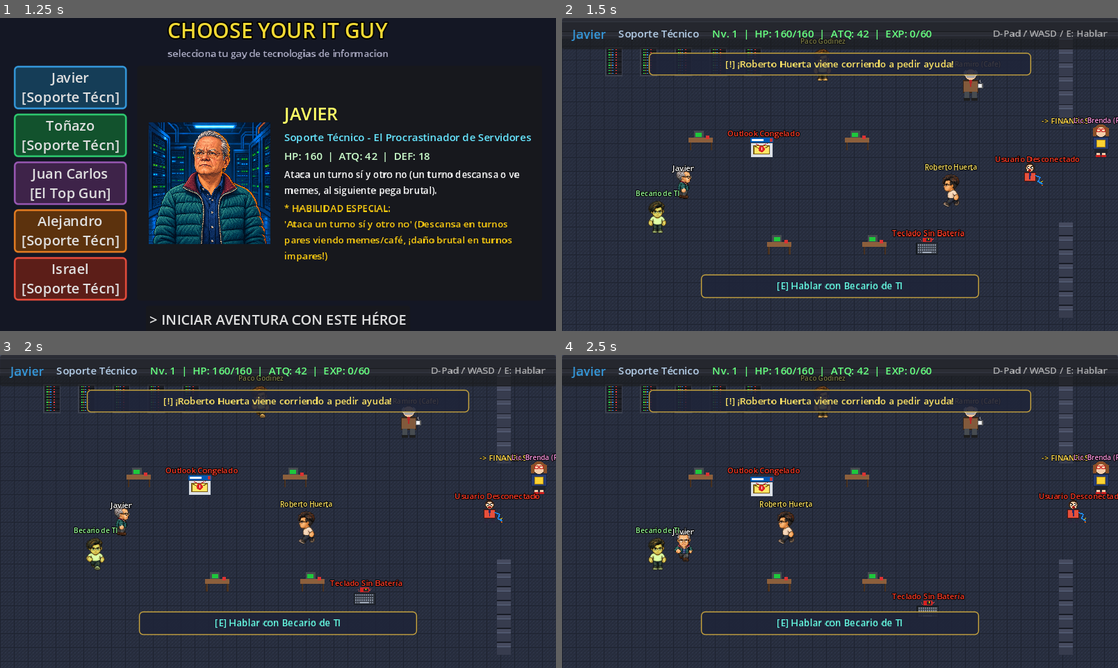
Above: before the commit, frames 1-4 (two rows, left to right).
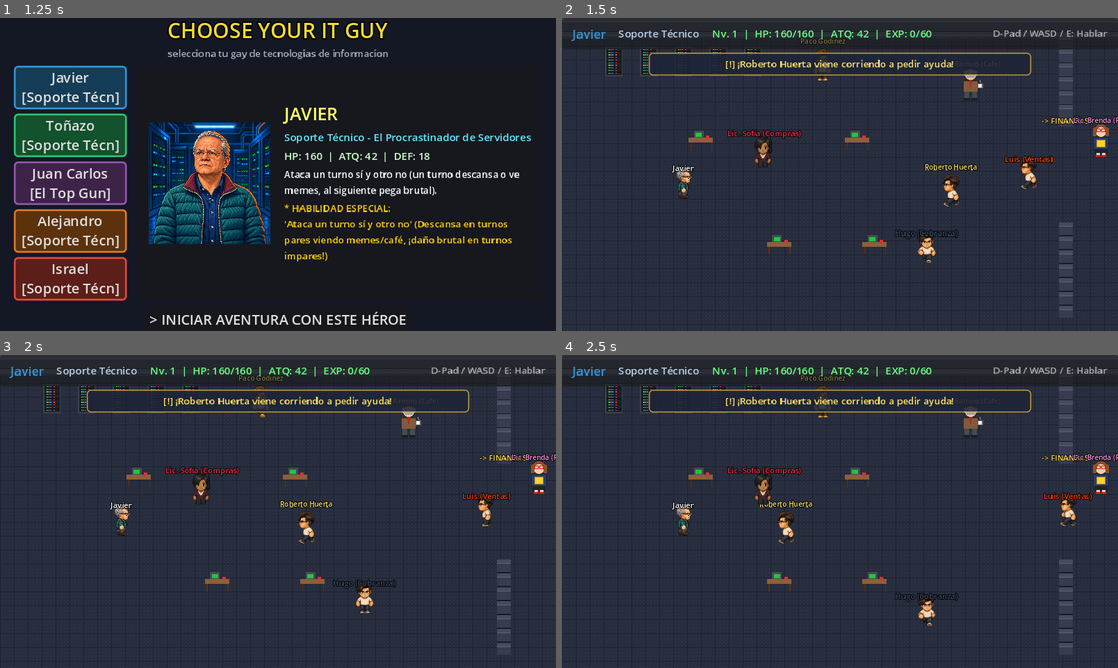
Above: after the commit, the same moments.

Repository: nevalova/it-adventures
Game: Godot game, scene res://scenes/title_screen.tscn
Two runs of this game, one before a commit and one after it. Both use one fixed random seed, a clock stepped at 60 frames per second and the inputs below.
Inputs (mouse positions are in pixels of both pictures, inside the frame that each line leads up to):
- Up to frame 1 (1.25 s): tap Space at 0.5, 0.6 s; move the mouse to (400, 158) at 0.52 s; hold Right (ui_right) from 0.53 s (still down); click (400, 158) at 0.67 s; tap Enter (ui_accept) at 0.77 s
- Up to frame 2 (1.5 s): release Right (ui_right) at 1.25 s; click "> INICIAR AVENTURA CON ESTE H…" at 1.25 s
- Up to frame 3 (2 s): no input
- Up to frame 4 (2.5 s): move the mouse to (728, 527) at 2.02 s; hold Down (ui_down) from 2.03 s (still down); tap E at 2.1 s; tap Enter (ui_accept) at 2.27 s

Frame 1 is identical in both runs. In frame 2, 2.4% of the frame differs, in the area x 13-94%, y 35-90%; in frame 3, 2.4%; in frame 4, 2.8%, in the area x 13-100%, y 35-90%.

Commit message:
Implement user encounter dialogs, immediate rival retaliation, and remove intern

Diff:
--- a/scenes/overworld.tscn
+++ b/scenes/overworld.tscn
@@ -658,38 +658,6 @@
 [node name="CollisionShape2D" type="CollisionShape2D" parent="PacoGodinez/InteractArea"]
 shape = SubResource("CircleShape2D_npc_interact")
 
-[node name="BecarioTI" type="Node2D" parent="."]
-position = Vector2(110, 230)
-
-[node name="Sprite2D" type="Sprite2D" parent="BecarioTI"]
-modulate = Color(0.9, 1.2, 0.9, 1)
-texture_filter = 1
-scale = Vector2(0.24, 0.24)
-texture = ExtResource("16_novato_spr")
-hframes = 4
-vframes = 12
-frame = 0
-
-[node name="NameTag" type="Label" parent="BecarioTI"]
-offset_left = -50.0
-offset_top = -34.0
-offset_right = 50.0
-offset_bottom = -21.0
-theme_override_colors/font_color = Color(0.6, 1, 0.6, 1)
-theme_override_colors/font_outline_color = Color(0, 0, 0, 1)
-theme_override_constants/outline_size = 3
-theme_override_font_sizes/font_size = 8
-text = "Becario de TI"
-horizontal_alignment = 1
-
-[node name="InteractArea" type="Area2D" parent="BecarioTI"]
-collision_layer = 0
-collision_mask = 1
-
-[node name="CollisionShape2D" type="CollisionShape2D" parent="BecarioTI/InteractArea"]
-shape = SubResource("CircleShape2D_npc_interact")
-
-
 [node name="EnemyOutlook" parent="." instance=ExtResource("7_enemy")]
 position = Vector2(230, 150)
 enemy_type = "outlook"
--- a/scripts/battle.gd
+++ b/scripts/battle.gd
@@ -245,12 +245,17 @@
 
 func advance_to_next_hero():
 	reset_active_sprite_position()
-	active_party_index += 1
-	if active_party_index >= battle_party.size():
-		active_party_index = 0
-		enemy_turn()
-	else:
+	var attempts = 0
+	while attempts < battle_party.size():
+		active_party_index = (active_party_index + 1) % battle_party.size()
+		attempts += 1
+		if battle_party[active_party_index]["hp"] > 0:
+			break
+
+	if battle_party[active_party_index]["hp"] > 0:
 		start_turn()
+	else:
+		game_over()
 
 func _on_attack_pressed():
 	if not is_player_turn or is_battle_over:
@@ -465,8 +470,10 @@
 func end_hero_action():
 	is_player_turn = false
 	reset_active_sprite_position()
-	await get_tree().create_timer(0.9).timeout
-	advance_to_next_hero()
+	await get_tree().create_timer(0.8).timeout
+	if is_battle_over:
+		return
+	enemy_turn()
 
 func enemy_turn():
 	if is_battle_over:
@@ -514,7 +521,7 @@
 	if all_dead:
 		game_over()
 	else:
-		start_turn()
+		advance_to_next_hero()
 
 func enemy_defeated():
 	is_battle_over = true
--- a/scripts/enemy.gd
+++ b/scripts/enemy.gd
@@ -6,6 +6,8 @@
 
 var wander_direction: Vector2 = Vector2.ZERO
 var change_timer: float = 0.0
+var anim_timer: float = 0.0
+var is_encounter_triggered: bool = false
 
 @onready var sprite = $Sprite2D
 @onready var name_tag = $NameTag
@@ -30,6 +32,11 @@
 		]
 	},
 	"outlook": {
+		"user_name": "Lic. Sofía (Compras)",
+		"user_color": Color("#f472b6"),
+		"user_spritesheet": "res://assets/characters/usuaria_spritesheet.png",
+		"user_portrait": "res://assets/characters/mariana_portrait.png",
+		"problem_dialog": "¡Sistemas, qué bueno que pasas por aquí! Tengo que enviar las cotizaciones del mes y este Outlook no responde, ¡la barra lleva horas pegada en 'Sincronizando'!",
 		"name": "Outlook Congelado",
 		"type": "outlook",
 		"desc": "No recibe correos. Lleva 3 horas sincronizando y la barra no avanza.",
@@ -47,6 +54,11 @@
 		]
 	},
 	"usuario_red": {
+		"user_name": "Luis (Ventas)",
+		"user_color": Color("#f59e0b"),
+		"user_spritesheet": "res://assets/characters/roberto_huerta_spritesheet.png",
+		"user_portrait": "res://assets/characters/carlos_portrait.png",
+		"problem_dialog": "¡Auxilio Sistemas! ¡Se me fue el internet por completo y estoy en medio de cerrar una venta! Bueno... di un giro rápido con la silla de ruedas y sentí un jalón abajo del escritorio...",
 		"name": "Usuario Desconectado",
 		"type": "usuario_red",
 		"desc": "Arrancó el cable ethernet con la silla con ruedas y jura que 'el internet se cayó solo'.",
@@ -64,6 +76,11 @@
 		]
 	},
 	"teclado": {
+		"user_name": "Hugo (Cobranza)",
+		"user_color": Color("#38bdf8"),
+		"user_spritesheet": "res://assets/characters/novato_spritesheet.png",
+		"user_portrait": "res://assets/characters/carlos_portrait.png",
+		"problem_dialog": "¡Hermano de Sistemas, sálvame! Estaba capturando las pólizas y de repente el teclado dejó de escribir. ¡Ya le pegué contra el escritorio y sigue sin prender el foquito!",
 		"name": "Teclado Sin Batería",
 		"type": "teclado",
 		"desc": "El usuario lo azota contra la mesa porque no escribe la contraseña.",
@@ -81,6 +98,11 @@
 		]
 	},
 	"cpu": {
+		"user_name": "Don Fernando (Archivo)",
+		"user_color": Color("#c084fc"),
+		"user_spritesheet": "res://assets/characters/israel_spritesheet.png",
+		"user_portrait": "res://assets/characters/don_ramiro_portrait.png",
+		"problem_dialog": "¡Oficial de Sistemas! ¡Me robaron el CPU de la oficina! ¡Llegué hoy y solo veo la pantalla negra, mi máquina desapareció! (Estaba sepultada bajo 4 cajas de carpetas)",
 		"name": "CPU Desaparecido",
 		"type": "cpu",
 		"desc": "El usuario jura que se lo robaron. Estaba debajo de tres cajas de archivo muerto.",
@@ -98,6 +120,11 @@
 		]
 	},
 	"wifi_phone": {
+		"user_name": "Valeria (Marketing)",
+		"user_color": Color("#34d399"),
+		"user_spritesheet": "res://assets/characters/usuaria_spritesheet.png",
+		"user_portrait": "res://assets/characters/usuaria_portrait.png",
+		"problem_dialog": "¡Hola Sistemas! Oigan, una duda súper rápida... ¿me conectan mi celular personal a la red secreta de la empresa? Es que en el baño no me cargan los videos de TikTok...",
 		"name": "Smartphone sin Wi-Fi",
 		"type": "wifi_phone",
 		"desc": "Exige que le configuren el celular personal para ver videos en el baño.",
@@ -117,7 +144,6 @@
 }
 
 func _ready():
-	# Si este enemigo específico ya fue derrotado, eliminarlo
 	if enemy_id != "" and GameManager.defeated_enemies.has(enemy_id):
 		queue_free()
 		return
@@ -128,34 +154,39 @@
 
 func apply_spec():
 	var spec = enemy_specs.get(enemy_type, enemy_specs["printer"])
-	name_tag.text = spec["name"]
-	if ResourceLoader.exists(spec["texture_path"]):
-		sprite.texture = load(spec["texture_path"])
 
 	if enemy_type == "printer":
+		if ResourceLoader.exists(spec["texture_path"]):
+			sprite.texture = load(spec["texture_path"])
+		sprite.hframes = 1
+		sprite.vframes = 1
+		sprite.frame = 0
 		sprite.scale = Vector2(0.2, 0.2)
 		name_tag.text = "[!] IMPRESORA MALDITA"
 		name_tag.modulate = Color(1.0, 0.3, 0.3)
 	else:
-		sprite.scale = Vector2(0.48, 0.48)
-		name_tag.modulate = Color(1.0, 0.6, 0.4)
+		# En freeroam, el enemigo se ve como un USUARIO de oficina
+		name_tag.text = spec.get("user_name", "Usuario")
+		name_tag.modulate = spec.get("user_color", Color(1.0, 0.9, 0.4))
+		if ResourceLoader.exists(spec.get("user_spritesheet", "")):
+			sprite.texture = load(spec["user_spritesheet"])
+		sprite.hframes = 4
+		sprite.vframes = 12
+		sprite.frame = 0
+		sprite.scale = Vector2(0.24, 0.24)
 		if enemy_type == "usuario_red":
-			move_speed = 50.0
+			move_speed = 45.0
 		elif enemy_type == "cpu":
-			move_speed = 18.0
+			move_speed = 20.0
 
 func _process(delta):
 	if enemy_type == "printer":
-		# La impresora vibra peligrosamente sobrecalentada
 		var shake = sin(Time.get_ticks_msec() * 0.04) * 1.8
 		sprite.position.x = shake
 		return
 
-	# Efecto visual sutil de flotación o vibración según el tipo
-	if enemy_type == "outlook":
-		sprite.position.y = sin(Time.get_ticks_msec() * 0.005) * 2.0
-	elif enemy_type == "teclado":
-		sprite.position.x = sin(Time.get_ticks_msec() * 0.03) * 0.8
+	if is_encounter_triggered:
+		return
 
 	change_timer -= delta
 	if change_timer <= 0:
@@ -163,7 +194,20 @@
 
 	position += wander_direction * move_speed * delta
 
-	# Mantener al enemigo dentro de los límites del mapa (0 a 1280, 40 a 330)
+	# Animación de pasos del usuario mientras camina
+	anim_timer += delta
+	var walk_frame = int(anim_timer * 6.0) % 4
+	if wander_direction == Vector2.ZERO:
+		sprite.frame = 0 * 4 + 0
+	elif wander_direction.y > 0:
+		sprite.frame = 0 * 4 + walk_frame # abajo
+	elif wander_direction.x < 0:
+		sprite.frame = 1 * 4 + walk_frame # izquierda
+	elif wander_direction.x > 0:
+		sprite.frame = 2 * 4 + walk_frame # derecha
+	elif wander_direction.y < 0:
+		sprite.frame = 3 * 4 + walk_frame # arriba
+
 	position.x = clamp(position.x, 30.0, 1250.0)
 	position.y = clamp(position.y, 40.0, 320.0)
 
@@ -174,11 +218,39 @@
 
 func _on_body_entered(body):
 	if body.name == "Player":
-		if enemy_type == "printer" and GameManager.printer_defeated:
-			return # Ya fue derrotada, no reanudar combate
-
-		GameManager.player_saved_position = body.global_position
-		GameManager.current_enemy_id = enemy_id
-		var spec = enemy_specs.get(enemy_type, enemy_specs["printer"]).duplicate(true)
-		GameManager.current_enemy_data = spec
-		get_tree().change_scene_to_file("res://scenes/battle.tscn")
+		if enemy_type == "printer":
+			if GameManager.printer_defeated:
+				return
+			# La impresora se maneja por su propio trigger / escena en overworld
+			return
+
+		if is_encounter_triggered:
+			return
+
+		is_encounter_triggered = true
+		wander_direction = Vector2.ZERO
+
+		# Mirar hacia el jugador
+		var diff = body.global_position - global_position
+		if abs(diff.x) > abs(diff.y):
+			sprite.frame = (2 if diff.x > 0 else 1) * 4 + 0
+		else:
+			sprite.frame = (0 if diff.y > 0 else 3) * 4 + 0
+
+		var spec = enemy_specs.get(enemy_type, enemy_specs["outlook"]).duplicate(true)
+		var overworld = get_parent()
+		if overworld and overworld.has_method("start_encounter_dialog"):
+			overworld.start_encounter_dialog(
+				spec.get("user_name", "Usuario"),
+				spec.get("user_portrait", "res://assets/characters/usuaria_portrait.png"),
+				spec.get("user_color", Color.WHITE),
+				spec.get("problem_dialog", "¡Tengo un problema técnico!"),
+				spec,
+				enemy_id
+			)
+		else:
+			# Fallback directo
+			GameManager.player_saved_position = body.global_position
+			GameManager.current_enemy_id = enemy_id
+			GameManager.current_enemy_data = spec
+			get_tree().change_scene_to_file("res://scenes/battle.tscn")
--- a/scripts/overworld.gd
+++ b/scripts/overworld.gd
@@ -51,7 +51,6 @@
 @onready var don_ramiro = $DonRamiro
 @onready var lic_brenda = $LicBrenda
 @onready var paco_godinez = $PacoGodinez
-@onready var becario_ti = $BecarioTI
 
 @onready var office_trigger = $OfficeTrigger
 @onready var enemy_printer = $EnemyPrinter
@@ -129,14 +128,6 @@
 	"¿Tú crees que si desconecto el cable negro con franjas amarillas se cancela la junta de las 4 PM? Piénsalo bien...",
 	"El café de la empresa no despierta, solo acelera el pánico existencial de las 2 de la tarde.",
 	"Vengo llegando del baño... estuve 40 minutos esperando a que se me pasaran las ganas de trabajar."
-]
-
-var becario_ti_quotes: Array = [
-	"Oigan... ¿la pasta térmica va untada encima del procesador o se diluye en el agua del enfriamiento líquido? Es para una tarea...",
-	"Toñazo me dijo que si le doy una patada certera a la esquina inferior derecha del rack, se le quita la pantalla azul.",
-	"Alguien me pidió formatear un disquete de 3.5 pulgadas... ¿eso qué es? ¿un portavasos inteligente?",
-	"Llevo media hora buscando la tecla 'Cualquiera' porque la pantalla dice 'Presione cualquier tecla para continuar'.",
-	"Conecté un cable ethernet de un puerto a otro del mismo switch y salieron chispas... ¿eso es el Metaverso?"
 ]
 
 func _ready():
@@ -210,9 +201,6 @@
 	$PacoGodinez/InteractArea.body_entered.connect(func(body): if body == player: _set_interactable("paco"))
 	$PacoGodinez/InteractArea.body_exited.connect(func(body): if body == player and current_interactable == "paco": _clear_interactable())
 
-	$BecarioTI/InteractArea.body_entered.connect(func(body): if body == player: _set_interactable("becario"))
-	$BecarioTI/InteractArea.body_exited.connect(func(body): if body == player and current_interactable == "becario": _clear_interactable())
-
 	$EnemyPrinter/PrinterInteract.body_entered.connect(func(body): if body == player: _set_interactable("printer"))
 	$EnemyPrinter/PrinterInteract.body_exited.connect(func(body): if body == player and current_interactable == "printer": _clear_interactable())
 
@@ -269,7 +257,6 @@
 	carlos_sprite.frame = 0 * 4 + work_col
 	mariana_sprite.frame = 0 * 4 + work_col
 	paco_godinez.get_node("Sprite2D").frame = 0 * 4 + work_col
-	becario_ti.get_node("Sprite2D").frame = 0 * 4 + work_col
 
 	match current_state:
 		State.ROBERTO_RUN_TO_PLAYER:
@@ -330,6 +317,33 @@
 		player.can_move = true
 		touch_controls.visible = true
 		objective_label.text = obj_follow_text
+
+	_show_next_in_queue()
+
+func start_encounter_dialog(user_name: String, portrait_path: String, color: Color, problem_text: String, enemy_spec: Dictionary, enemy_id: String):
+	player.can_move = false
+	touch_controls.visible = false
+
+	dialog_queue = [
+		{
+			"speaker": user_name,
+			"portrait": portrait_path,
+			"color": color,
+			"text": problem_text
+		},
+		{
+			"speaker": "ALERTA DE SISTEMAS",
+			"portrait": enemy_spec.get("texture_path", "res://assets/bug_enemy.png"),
+			"color": Color("#f87171"),
+			"text": "¡El problema se materializa como un '%s'! ¡Iniciando combate de Soporte Técnico!" % enemy_spec.get("name", "Problema")
+		}
+	]
+
+	on_dialog_closed_callback = func():
+		GameManager.player_saved_position = player.global_position
+		GameManager.current_enemy_id = enemy_id
+		GameManager.current_enemy_data = enemy_spec
+		get_tree().change_scene_to_file("res://scenes/battle.tscn")
 
 	_show_next_in_queue()
 
@@ -415,7 +429,7 @@
 		"[!] Novedades del Sistema de TI:\n" +
 		" - ¡Enemigos de soporte derrotados ganan EXP y subes de nivel!\n" +
 		" - Nuevos problemas físicos en el piso (Outlook, Teclados, Wi-Fi, CPUs)\n" +
-		" - Charla con Don Ramiro, Lic. Brenda, Paco Godínez y el Becario") % [hero_name, hero_level, hero_role, hero_title]
+		" - Charla con Don Ramiro, Lic. Brenda y Paco Godínez") % [hero_name, hero_level, hero_role, hero_title]
 
 	demo_modal.visible = true
 	player.can_move = false
@@ -441,8 +455,6 @@
 			interact_label.text = "[E] Hablar con Lic. Brenda (RH)"
 		"paco":
 			interact_label.text = "[E] Hablar con Paco Godínez"
-		"becario":
-			interact_label.text = "[E] Hablar con Becario de TI"
 		"printer":
 			interact_label.text = "[E] Inspeccionar Impresora"
 
@@ -517,16 +529,6 @@
 					"speaker": "Paco Godínez",
 					"portrait": "res://assets/characters/carlos_portrait.png",
 					"color": Color("#facc15"),
-					"text": q
-				}
-			]
-		"becario":
-			var q = becario_ti_quotes[randi() % becario_ti_quotes.size()]
-			dialog_queue = [
-				{
-					"speaker": "Becario de TI",
-					"portrait": "res://assets/characters/becario_portrait.png",
-					"color": Color("#4ade80"),
 					"text": q
 				}
 			]
